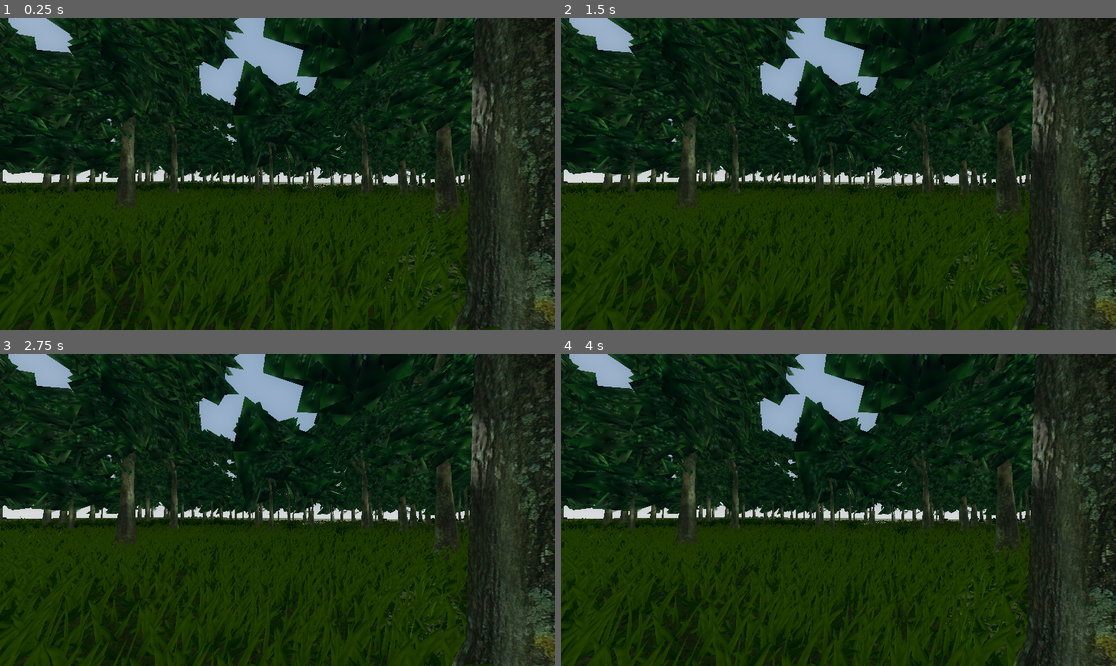
Above: before the commit, frames 1-4 (two rows, left to right).
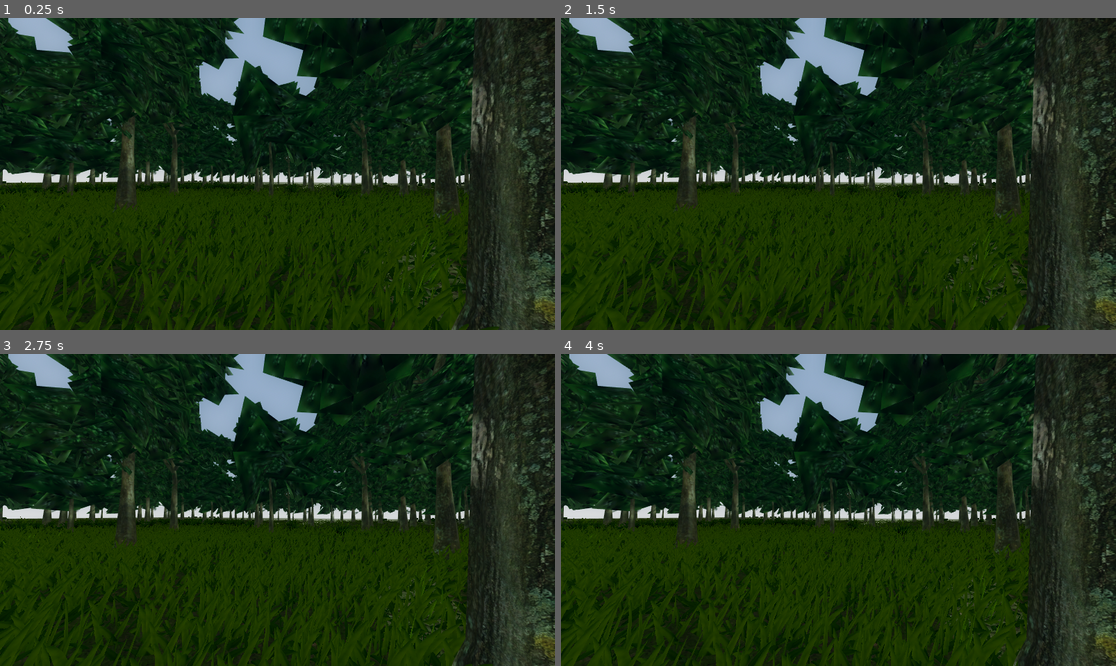
Above: after the commit, the same moments.

Repository: Steveplays28/godot-volumetrics-test
Game: Godot game, scene res://scenes/main.tscn
Two runs of this game, one before a commit and one after it. Both use one fixed random seed, a clock stepped at 60 frames per second and the inputs below.
Inputs (mouse positions are in pixels of both pictures, inside the frame that each line leads up to):
- Up to frame 1 (0.25 s): no input
- Up to frame 2 (1.5 s): move the mouse to (960, 158) at 0.52 s; click (960, 158) at 0.67 s; move the mouse to (727, 189) at 1.27 s; click (727, 189) at 1.42 s
- Up to frame 3 (2.75 s): move the mouse to (333, 441) at 2.02 s; click (333, 441) at 2.17 s
- Up to frame 4 (4 s): move the mouse to (810, 572) at 2.77 s; click (810, 572) at 2.92 s; move the mouse to (1005, 556) at 3.52 s; click (1005, 556) at 3.67 s

The runs differ from the first frame. In frame 1, 0.6% of the frame differs, in the area x 0-100%, y 0-97%; in frame 2, 0.6%; in frame 3, 0.6%; in frame 4, 0.6%.

Commit message:
chore: :memo: Update readme, update project description

Diff:
--- a/project.godot
+++ b/project.godot
@@ -11,7 +11,7 @@
 [application]
 
 config/name="godot-volumetrics-test"
-config/description="No Description"
+config/description="Experimenting with Godot 4's new volumetrics system."
 run/main_scene="res://scenes/main.tscn"
 config/features=PackedStringArray("4.0")
 config/icon="res://addons/terrain-3d/icon.png"
@@ -33,4 +33,4 @@
 
 driver/threads/thread_model=2
 environment/volumetric_fog/volume_size=512
-anti_aliasing/quality/use_taa=true
+anti_aliasing/quality/msaa_3d=3
Not shown, changed: README.md
